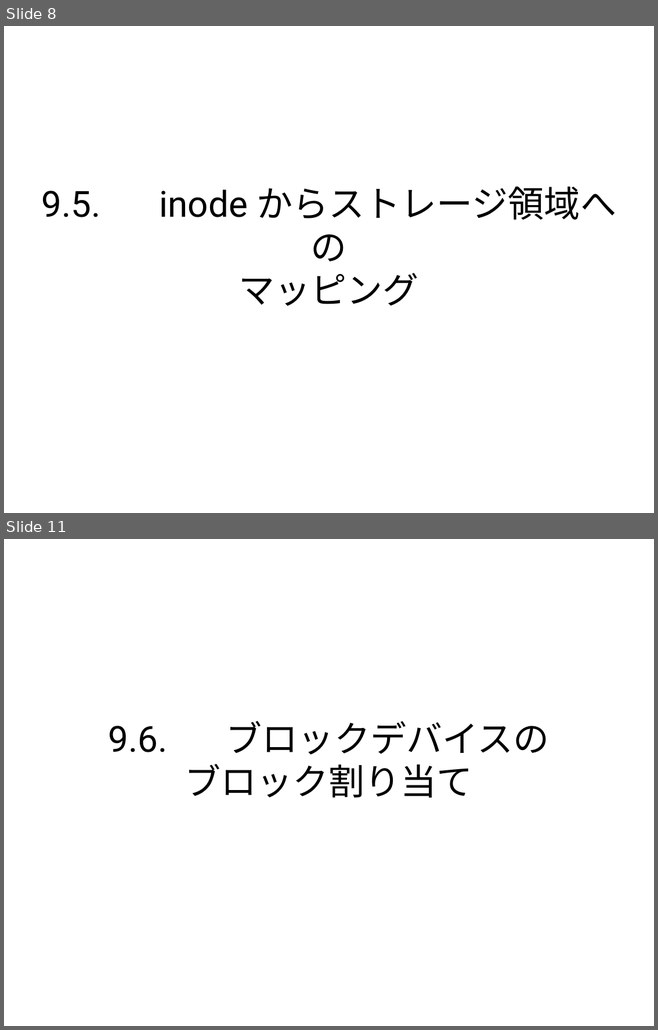
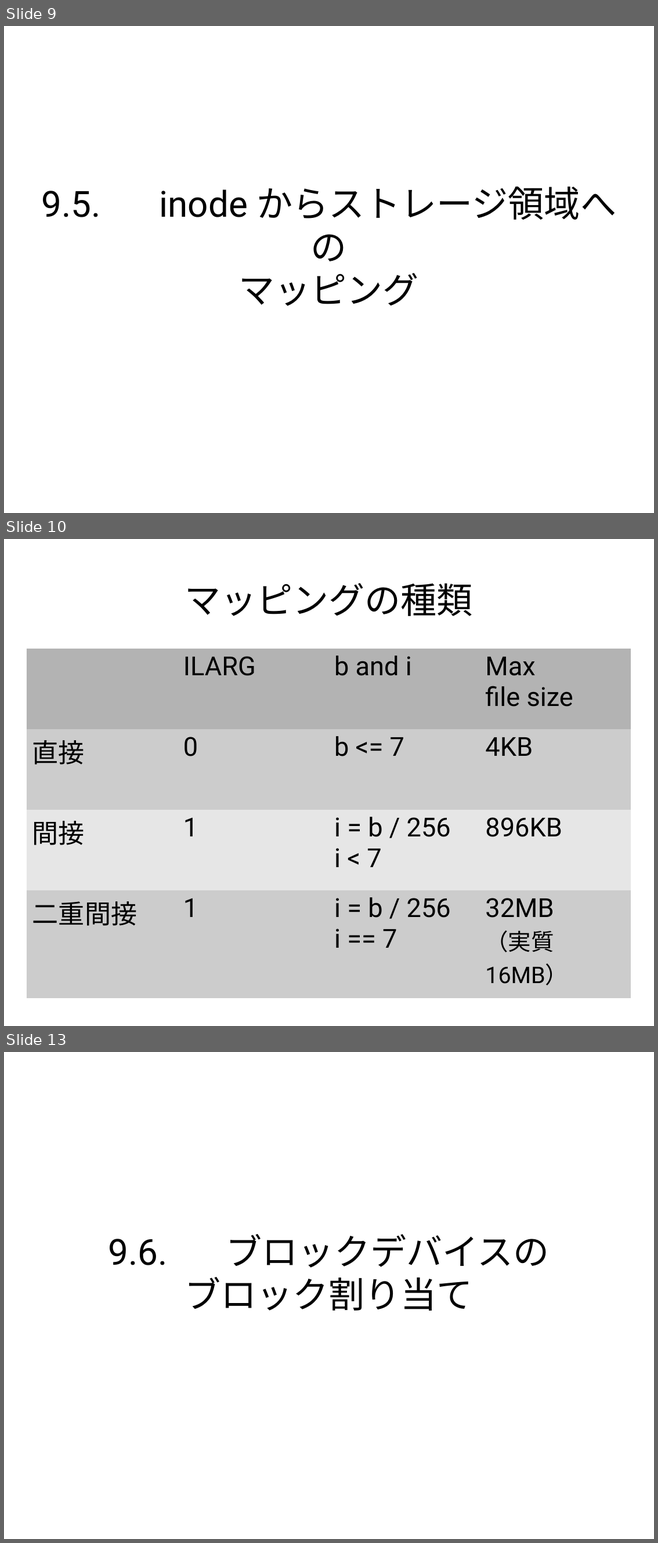
Before and after one commit to andromedroid/ame, a slide deck: doc/unix_v6/inode.odp. Shown one above the other, each under a label of ours: slides 8 and 11 before the commit, slides 9, 10 and 13 after it; the slides between them are not shown. The pictures are 658x1030 and 658x1543 pixels, drawn with LibreOffice and Linux fonts; fonts in the diff are those of the drawing. Boxes give left, top, right and bottom in pixels: in the first picture for what was removed or moved away, otherwise in the second. Text is boxed around its words. In the diff, an @@ line names an element or a change of style, - is before the commit and + after.

```diff
--- a/doc/unix_v6/inode.odp
+++ b/doc/unix_v6/inode.odp
@@ slide 10 added at (x1=4, y1=539, x2=654, y2=1026), background #FFFFFF @@
@@ title added at (x1=184, y1=583, x2=473, y2=616), 44 pt, text #000000 @@
+マッピングの種類
@@ table added at (x1=27, y1=649, x2=630, y2=999), 4 rows, 4 columns @@
+ | ILARG | b and i | Max file size
+直接 | 0 | b <= 7 | 4KB
+間接 | 1 | i = b / 256 i < 7 | 896KB
+二重間接 | 1 | i = b / 256 i == 7 | 32MB （実質16MB）
@@ what was slide 8 is now slide 9 @@
@@ what was slide 11 is now slide 13 @@
```
Also in this commit, not shown: 16 other slides added, 14 slides removed.
